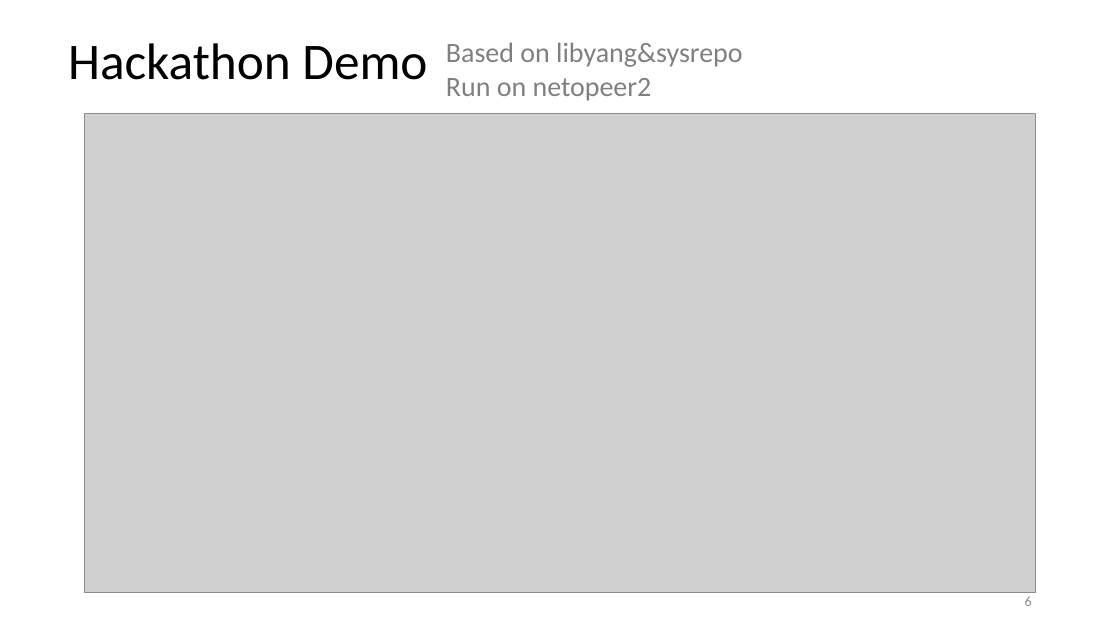
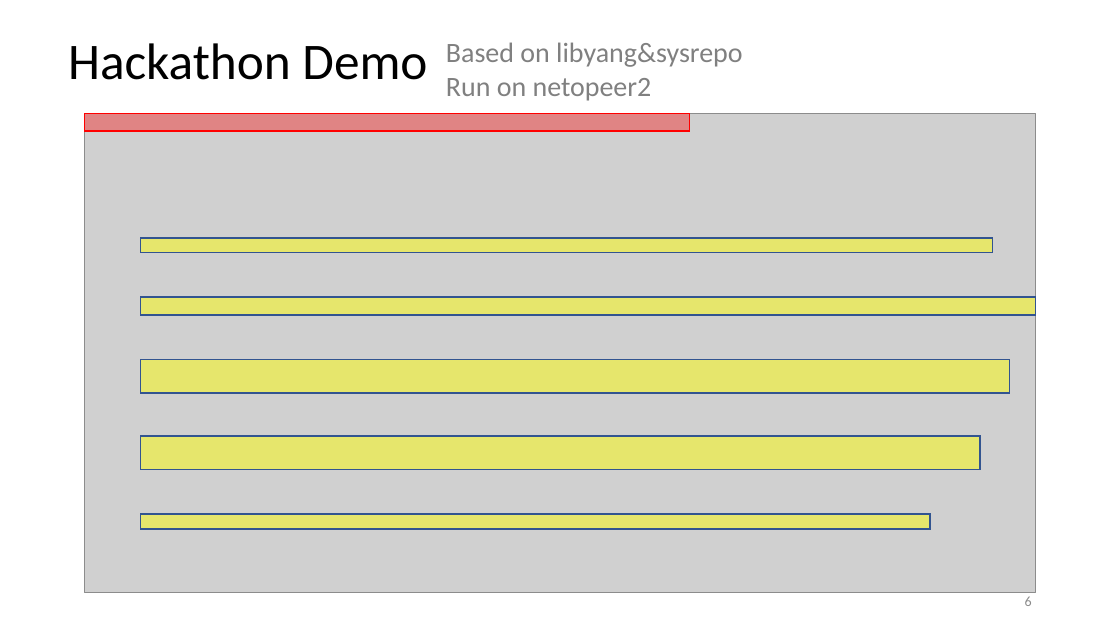
Before and after one commit to IETF-Hackathon/ietf119-project-presentations, a slide deck: slide 6 of ietf-119-hackathon-Augmented-by_Addition_into_the_ietf-yang-library_hackathon.pptx. Drawn at 1120x630 pixels with LibreOffice and Linux fonts; fonts in the diff are those of the drawing; grey boxes stand for pictures. Boxes give left, top, right and bottom in pixels: in the first picture for what was removed or moved away, otherwise in the second. Text is boxed around its words. In the diff, an @@ line names an element or a change of style, - is before the commit and + after.

```diff
--- a/ietf-119-hackathon-Augmented-by_Addition_into_the_ietf-yang-library_hackathon.pptx
+++ b/ietf-119-hackathon-Augmented-by_Addition_into_the_ietf-yang-library_hackathon.pptx
@@ rectangle added at box(85, 113, 690, 131), fill #FF0000 at 36% opacity, outline #FF0000 1 pt @@
@@ rectangle added at box(141, 237, 993, 252), fill #FFFF00 at 48% opacity, outline #325491 1 pt @@
@@ rectangle added at box(141, 297, 1036, 315), fill #FFFF00 at 48% opacity, outline #325491 1 pt @@
@@ rectangle added at box(141, 360, 1010, 393), fill #FFFF00 at 48% opacity, outline #325491 1 pt @@
@@ rectangle added at box(141, 436, 981, 469), fill #FFFF00 at 48% opacity, outline #325491 1 pt @@
@@ rectangle added at box(141, 514, 931, 529), fill #FFFF00 at 48% opacity, outline #325491 1 pt @@
```
Also in this commit, not shown: 2 other slides changed.
